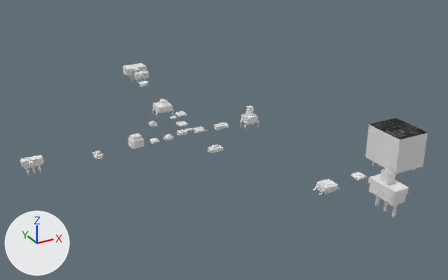
Before and after pictures for a commit that changed the Blender file components/switches.blend.
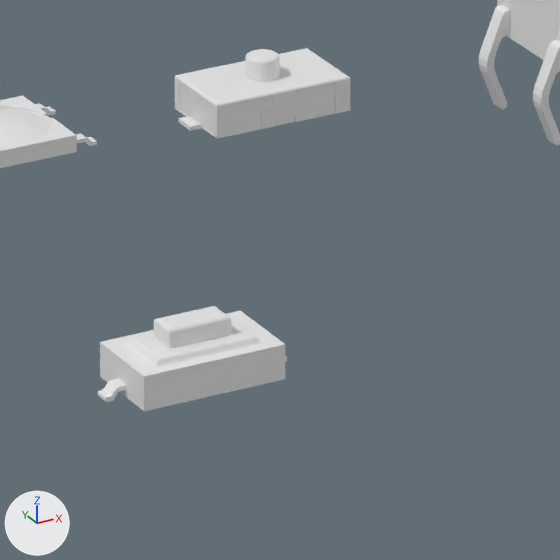
The first picture shows the older version from a 50 mm camera at (-124.2, -244.9, 115.6) aimed at (4.9, -10.2, -1.8). The close-ups show both versions on the part from 44% to 55% of the width and 42% to 59% of the height of that picture; other places that the commit changed are outside them. The lights are fixed; the arrows at lower left show +X, +Y and +Z.

Script lines for the objects in view, before the commit:
```python
me_4_8x4_8x0_78mm = bpy.data.meshes.new('4.8X4.8X0.78Mm')
me_4_8x4_8x0_78mm.from_pydata(...)  # 344 vertices, 684 faces; spans x -3.24..3.24, y -2.39..2.39, z 0.0..0.94
# faces by material slot: [509, 175]
me_4_8x4_8x0_78mm.materials.append(mat_metal)
me_4_8x4_8x0_78mm.materials.append(mat_gold)
me_6x3_5x2_6mm___normally_open = bpy.data.meshes.new('6x3.5x2.6mm - Normally Open')
me_6x3_5x2_6mm___normally_open.from_pydata(...)  # 430 vertices, 856 faces; spans x -3.64..3.64, y -1.83..1.83, z 0.0..2.46
# faces by material slot: [551, 305]
me_6x3_5x2_6mm___normally_open.materials.append(mat_black_plastic)
me_6x3_5x2_6mm___normally_open.materials.append(mat_metal)
me_6x3mm_button = bpy.data.meshes.new('6x3mm Button')
me_6x3mm_button.from_pydata(...)  # 332 vertices, 660 faces; spans x -3.89..3.89, y -1.79..1.79, z -0.03..2.54
# faces by material slot: [586, 74]
me_6x3mm_button.materials.append(mat_metal)
me_6x3mm_button.materials.append(mat_gold)
ob_4_8x4_8x0_78mm = bpy.data.objects.new('4.8X4.8X0.78Mm', me_4_8x4_8x0_78mm)
ob_4_8x4_8x0_78mm.location = (-3.0, 0.0, 1.0)
ob_6x3_5x2_6mm___normally_open = bpy.data.objects.new('6x3.5x2.6mm - Normally Open', me_6x3_5x2_6mm___normally_open)
ob_6x3_5x2_6mm___normally_open.location = (9.0, 0.0, 0.0)
ob_6x3mm_button = bpy.data.objects.new('6x3mm Button', me_6x3mm_button)
ob_6x3mm_button.location = (-6.0, -22.0, 0.0)
# also in view: 'Tactal Switch -Thru - SOFT(6mmx 6mmx12mm)' at (25.0, 0.0, 2.4)
```
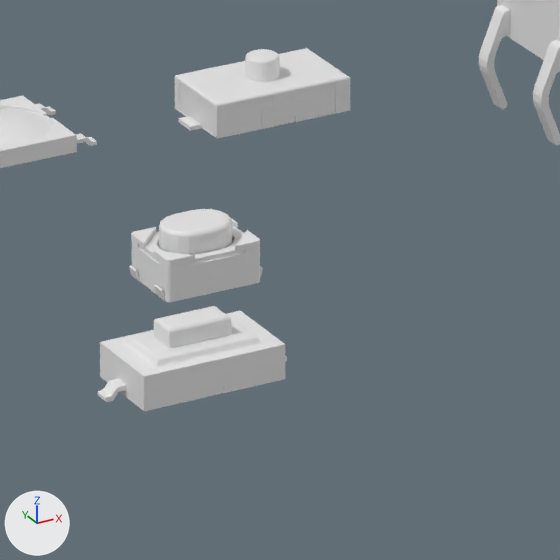
Diff of the bpy script that builds the scene:
```diff
--- a/components/switches.blend.py
+++ b/components/switches.blend.py
@@ me_pts810sjm250smtrlfs @@
+me_pts810sjm250smtrlfs.from_pydata(...)  # 829 vertices, 1662 faces; spans x -2.29..2.29, y 0.0..2.5, z -1.6..1.6
+# faces by material slot: [1524, 138]
+me_pts810sjm250smtrlfs.materials.append(mat_black_plastic)
+me_pts810sjm250smtrlfs.materials.append(mat_metal)
@@ ob_pts810sjm250smtrlfs @@
+ob_pts810sjm250smtrlfs = bpy.data.objects.new('PTS810SJM250SMTRLFS', me_pts810sjm250smtrlfs)
+ob_pts810sjm250smtrlfs.location = (0.0, -11.0, -1.4)
+ob_pts810sjm250smtrlfs.rotation_euler = (1.571, 0.0, 0.0)  # degrees (90, 0, 0)
```

Location of each change, (x1, y1, x2, y2) in pixels of the close-ups (560 x 560 px):
'PTS810SJM250SMTRLFS', added
    after: (129, 209, 263, 302)
    faces in mat_black_plastic: (131, 209, 260, 302)
    faces in mat_metal: (129, 227, 263, 301)
